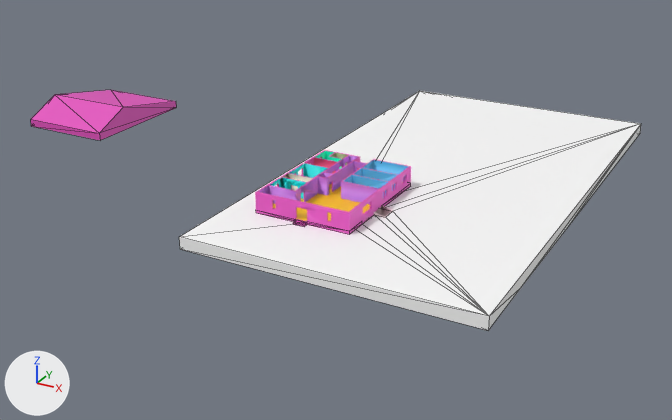
Before and after pictures for a commit that changed the FBX model GameJam GameGen/Assets/Models/Albergue con sotano.fbx.
The view is the same before and after, from a 50 mm camera at (0.98, -0.993, 0.59) aimed at (0.225, 0.38, -0.097). Arrows for +X, +Y and +Z are at lower left; the lights stay in place. Mesh edges are drawn as thin lines on the coarser meshes. Where no turn or scale is listed for an object, it has been applied to the vertices. Vertices at the same position are counted once.
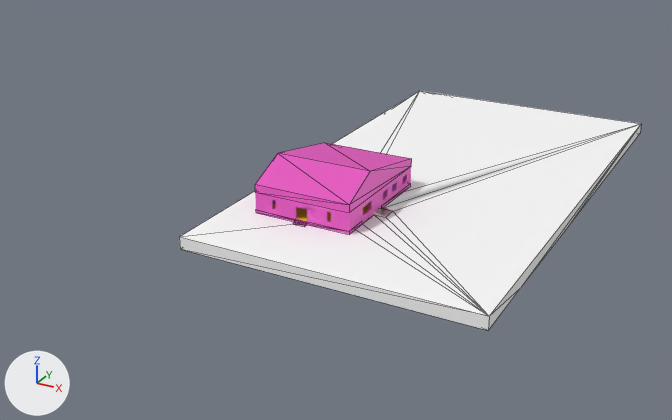
Boxes [x1, y1, x2, y2] around the edits, measured in the pictures (672 x 420 px):
'Mesh1', mesh moved
    before: [31, 90, 176, 140]
    after: [255, 143, 411, 213]
'Mesh3', unchanged, covered by the edit
    before: [255, 150, 411, 231]
    after: [255, 167, 411, 231]

What the commit changed:
me_mesh has 10 vertices, 16 faces and spans x -0.299..-0.134, y 0.17..0.387, z 0.042..0.085.
me_mesh is used by ob_mesh1; location (0.0, 0.0, 0.0).
me_mesh part 1: the whole mesh is moved by (0.527, -0.054, -0.006).
